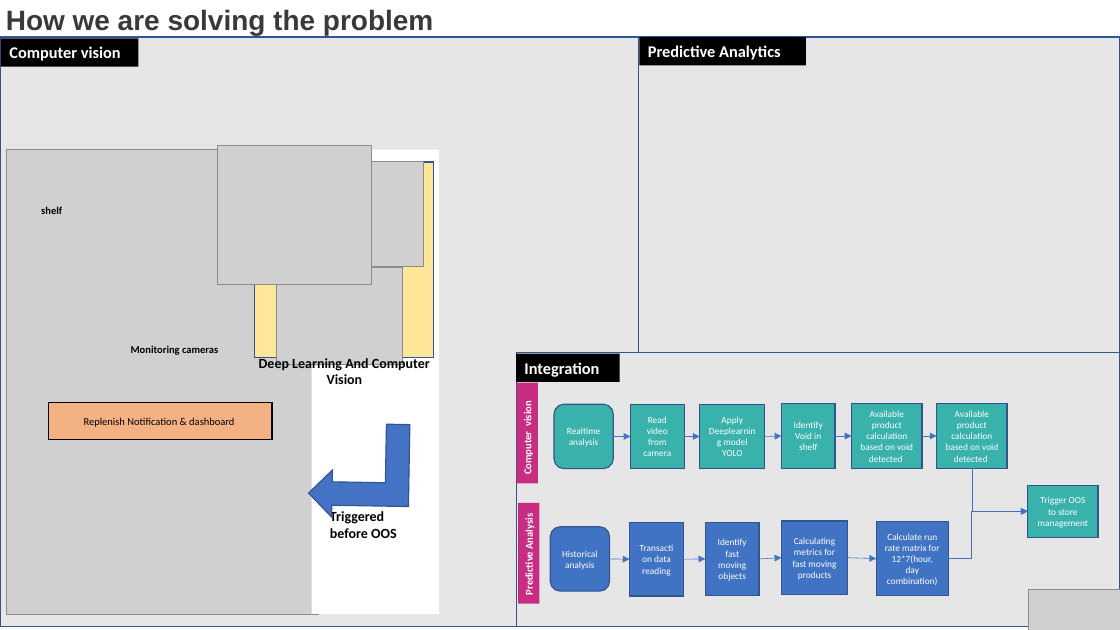
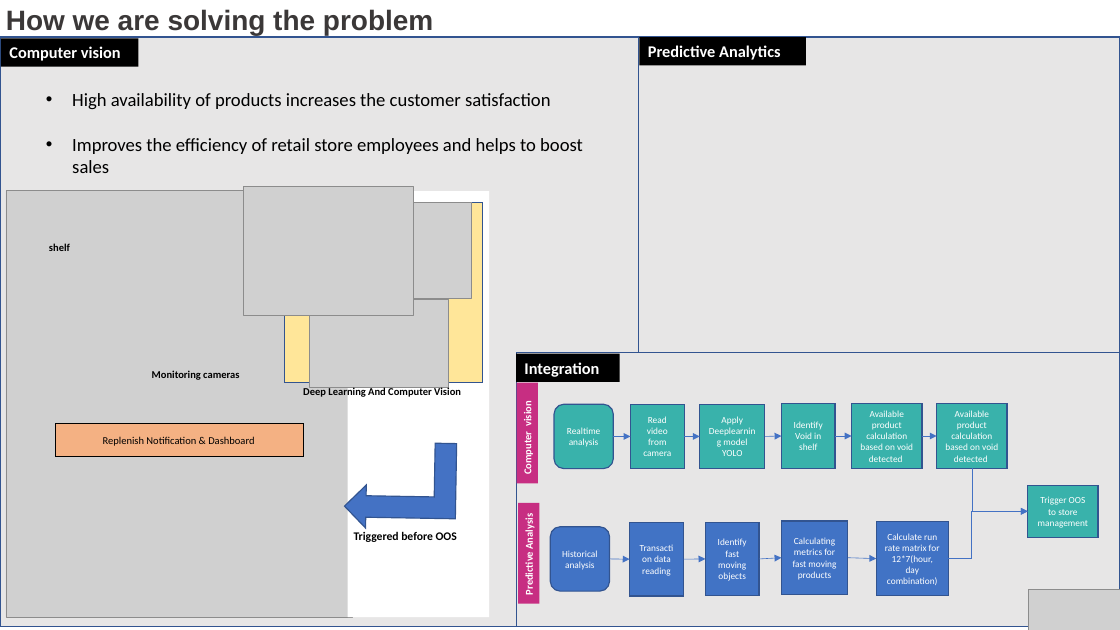
Before and after one commit to ankitnamdeo34/hackerearth_p-g, a slide deck: slide 2 of P_and_G_modified.pptx. Drawn at 1120x630 pixels with LibreOffice and Linux fonts; fonts in the diff are those of the drawing; grey boxes stand for pictures. Boxes give left, top, right and bottom in pixels: in the first picture for what was removed or moved away, otherwise in the second. Text is boxed around its words. In the diff, an @@ line names an element or a change of style, - is before the commit and + after.

Commit message:
adding ppt

```diff
--- a/P_and_G_modified.pptx
+++ b/P_and_G_modified.pptx
@@ text added at bbox=[72, 93, 583, 173], 16 pt, text #000000 @@
+• High availability of products increases the customer satisfaction
+• Improves the efficiency of retail store employees and helps to boost sales
@@ picture: place and size @@
-picture at bbox=[7, 150, 319, 614]
+picture at bbox=[6, 191, 352, 617]
@@ picture: place and size @@
-picture at bbox=[218, 145, 371, 285]
+picture at bbox=[244, 187, 414, 315]
@@ rectangle: place and size @@
-rectangle at bbox=[255, 162, 434, 358]
+rectangle at bbox=[285, 202, 483, 382]
@@ rectangle: place and size @@
-rectangle at bbox=[312, 150, 439, 614]
+rectangle at bbox=[348, 191, 489, 617]
@@ picture: place and size @@
-picture at bbox=[363, 161, 423, 266]
+picture at bbox=[405, 202, 472, 298]
@@ text "shelf": place and size @@
-text "shelf" at bbox=[41, 206, 62, 214]
+text "shelf" at bbox=[49, 243, 70, 251]
@@ picture: place and size @@
-picture at bbox=[277, 267, 403, 364]
+picture at bbox=[309, 299, 449, 388]
@@ text "Monitoring cameras": place and size @@
-text "Monitoring cameras" at bbox=[131, 345, 218, 355]
+text "Monitoring cameras" at bbox=[152, 370, 239, 380]
@@ text "Deep Learning And Computer Vision": place and size @@
-text "Deep Learning And Computer Vision" at bbox=[259, 356, 430, 384]
+text "Deep Learning And Computer Vision" at bbox=[303, 387, 461, 399]
@@ text "Deep Learning And Computer Vision" at bbox=[303, 387, 461, 399]: size 12 to 9 pt @@
@@ rectangle "Replenish Notification & Dashboard": place and size @@
-rectangle "Replenish Notification & Dashboard" at bbox=[49, 402, 272, 439]
+rectangle "Replenish Notification & Dashboard" at bbox=[55, 423, 303, 457]
@@ text in rectangle at bbox=[103, 436, 254, 446]: text changed @@
-Replenish Notification & dashboard
+Replenish Notification & Dashboard
@@ bent up arrow: place and size @@
-bent up arrow at bbox=[309, 423, 410, 519]
+bent up arrow at bbox=[344, 442, 456, 529]
@@ text "Triggered before OOS": place and size @@
-text "Triggered before OOS" at bbox=[330, 510, 397, 538]
+text "Triggered before OOS" at bbox=[354, 531, 457, 542]
@@ text "Triggered before OOS" at bbox=[354, 531, 457, 542]: size 12 to 10 pt @@
```
